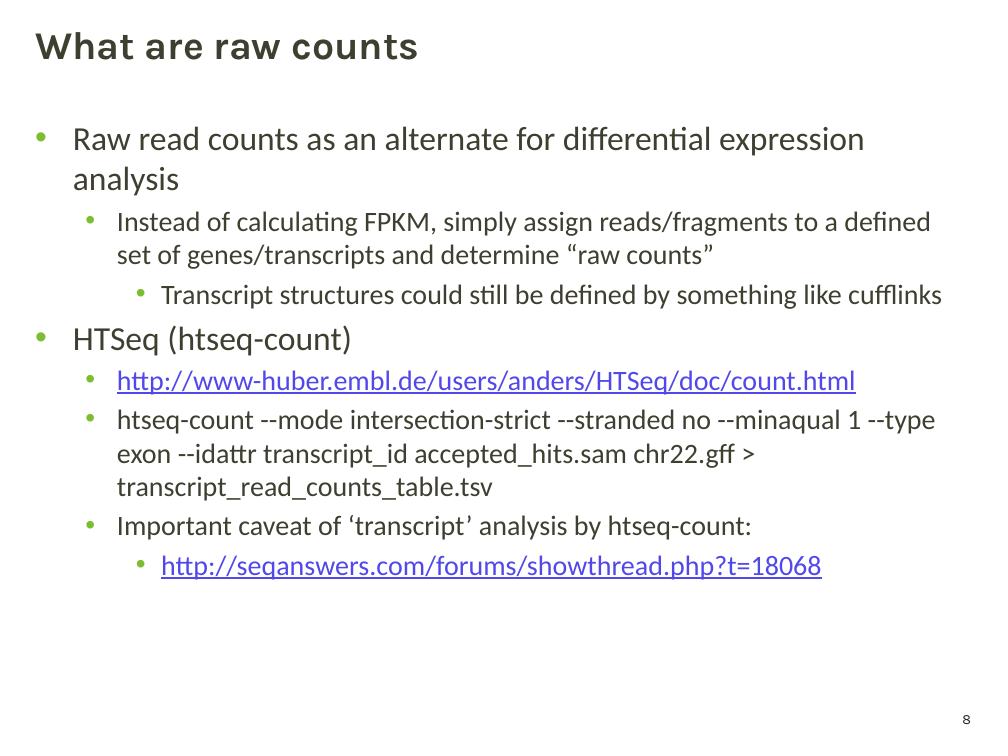
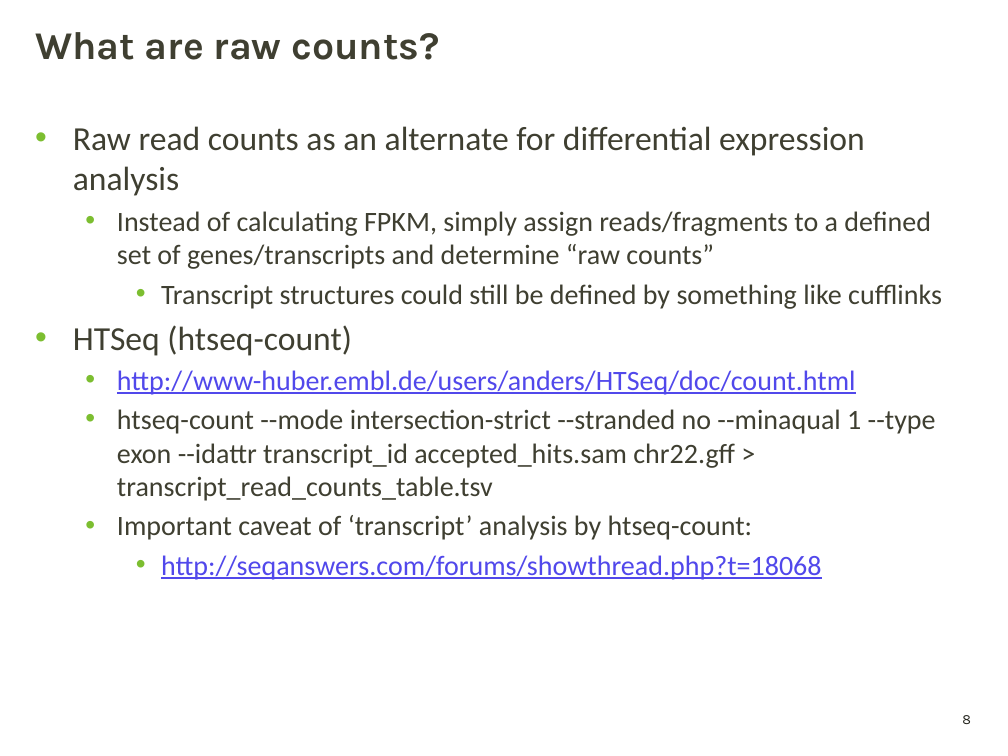
Before and after one commit to griffithlab/gen-viz-lectures, a slide deck: slide 8 of GenViz_Module4_Lecture.pptx. Drawn at 1008x756 pixels with LibreOffice and Linux fonts; fonts in the diff are those of the drawing; background and template pictures are left out. Boxes give left, top, right and bottom in pixels: in the first picture for what was removed or moved away, otherwise in the second. Text is boxed around its words. In the diff, an @@ line names an element or a change of style, - is before the commit and + after.

```diff
--- a/GenViz_Module4_Lecture.pptx
+++ b/GenViz_Module4_Lecture.pptx
@@ title at (x1=35, y1=32, x2=440, y2=60): text changed @@
-What are raw counts
+What are raw counts?
```
Also in this commit, not shown: 2 other files.
